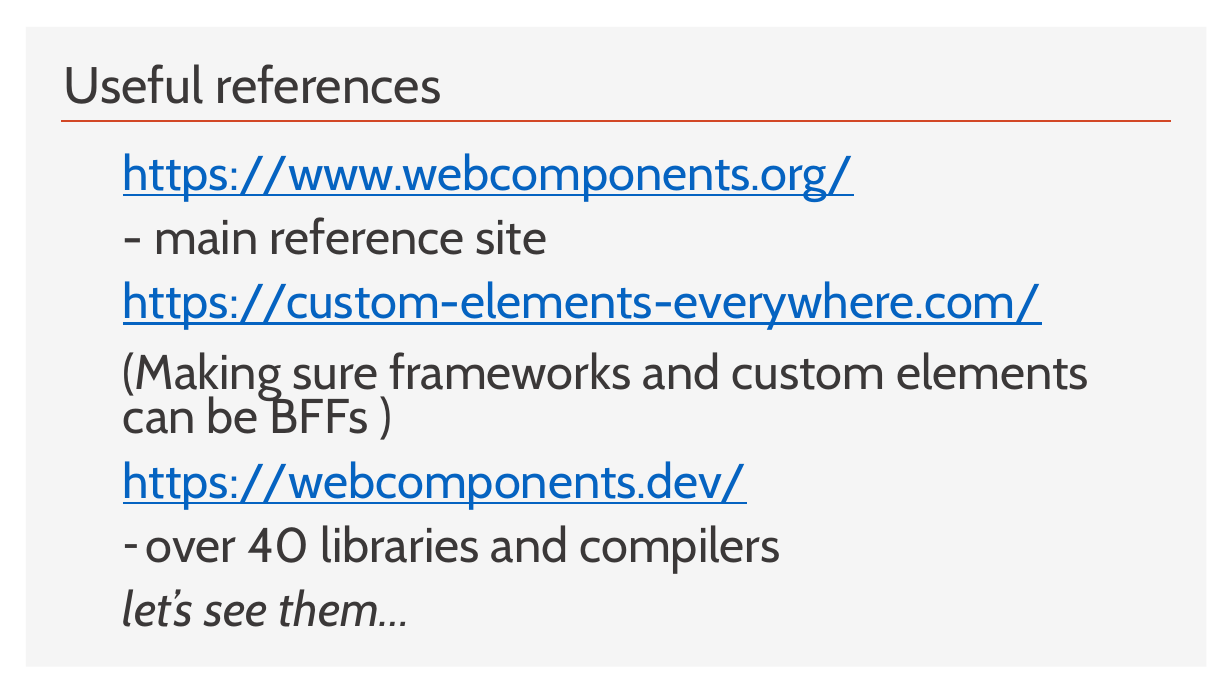
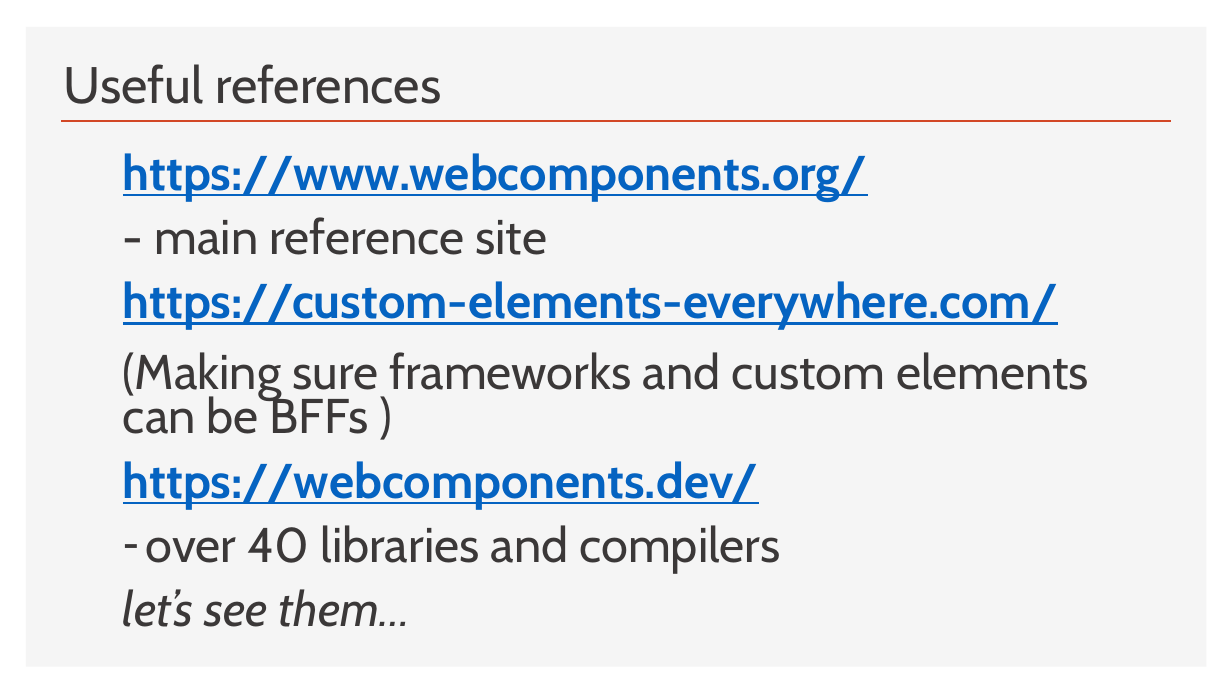
Before and after one commit to iwswordpress/ndc-london-web-components, a slide deck: slide 29 of NDC-TALK.pptx (slide 26 before the commit). Drawn at 1232x693 pixels with LibreOffice and Linux fonts; fonts in the diff are those of the drawing. Boxes give left, top, right and bottom in pixels: in the first picture for what was removed or moved away, otherwise in the second. Text is boxed around its words. In the diff, an @@ line names an element or a change of style, - is before the commit and + after.

```diff
--- a/NDC-TALK.pptx
+++ b/NDC-TALK.pptx
@@ text at bbox=[123, 153, 1058, 509]: bold on in "https://www.webcomponents.org/", "https://custom-elements-everywhere.com/", "https://webcomponents.dev/" @@
```
Also in this commit, not shown: 3 other slides changed, 9 other files.
